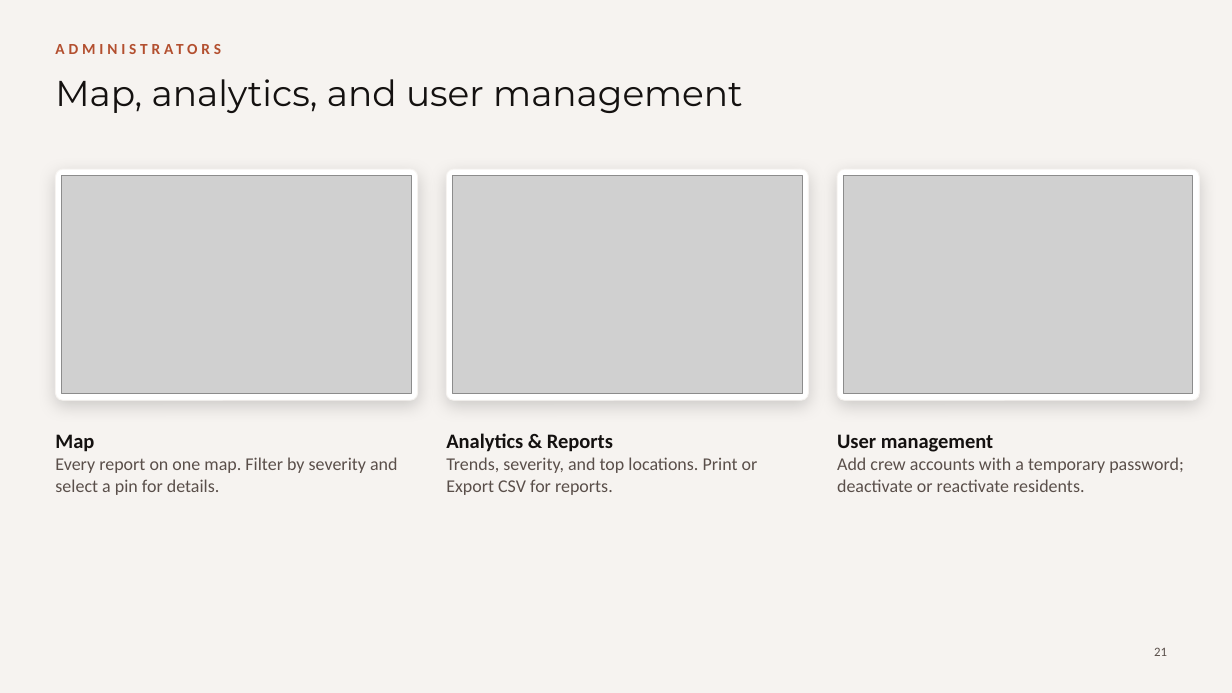
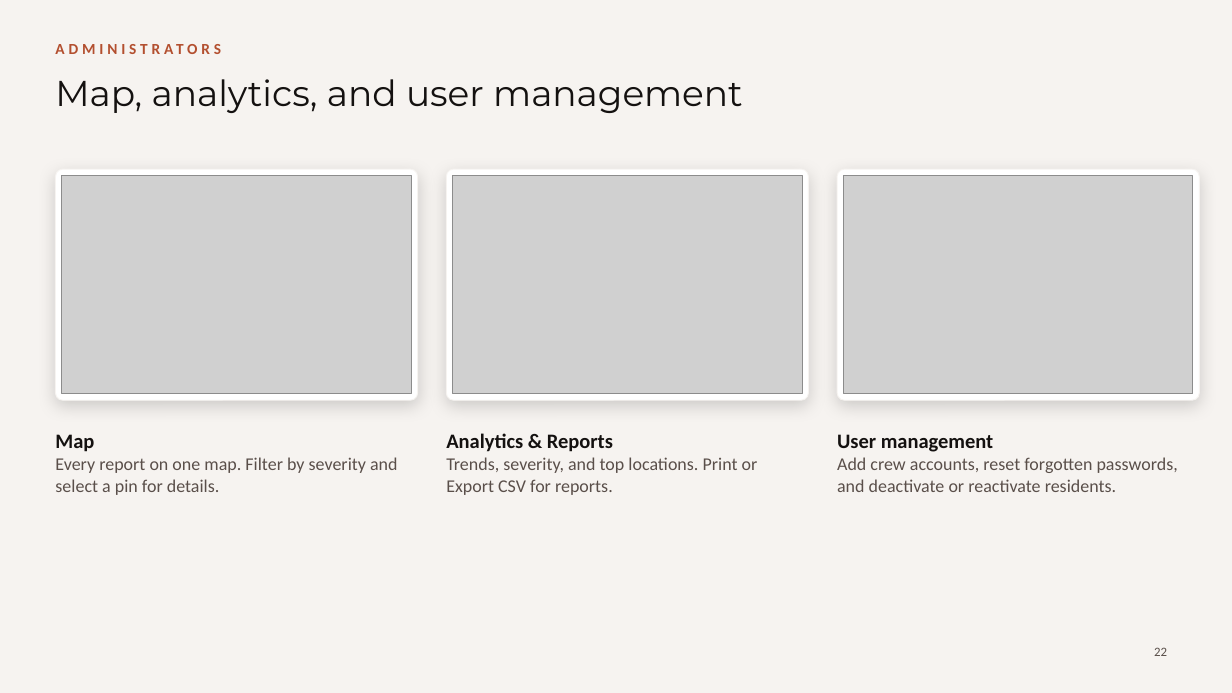
Before and after one commit to vain00143/resqroad, a slide deck: slide 22 of docs/ResQRoad-User-Guide.pptx (slide 21 before the commit). Drawn at 1232x693 pixels with LibreOffice and Linux fonts; fonts in the diff are those of the drawing; grey boxes stand for pictures; background and template pictures are left out. Boxes give left, top, right and bottom in pixels: in the first picture for what was removed or moved away, otherwise in the second. Text is boxed around its words. In the diff, an @@ line names an element or a change of style, - is before the commit and + after.

Commit message:
User guide: password slides
Adds Change your password (website account menu and app Home tab) and, for
administrators, Reset a forgotten password. The troubleshooting slide now
answers Forgot your password, and the user management screenshot shows the
new lock button. 29 slides.

```diff
--- a/docs/ResQRoad-User-Guide.pptx
+++ b/docs/ResQRoad-User-Guide.pptx
@@ text at [837, 457, 1178, 492]: text changed @@
-Add crew accounts with a temporary password; deactivate or reactivate residents.
+Add crew accounts, reset forgotten passwords, and deactivate or reactivate residents.
@@ page number at [1154, 647, 1167, 656]: text changed @@
-21
+22
```
Also in this commit, not shown: 1 other slide changed, 2 slides added.
